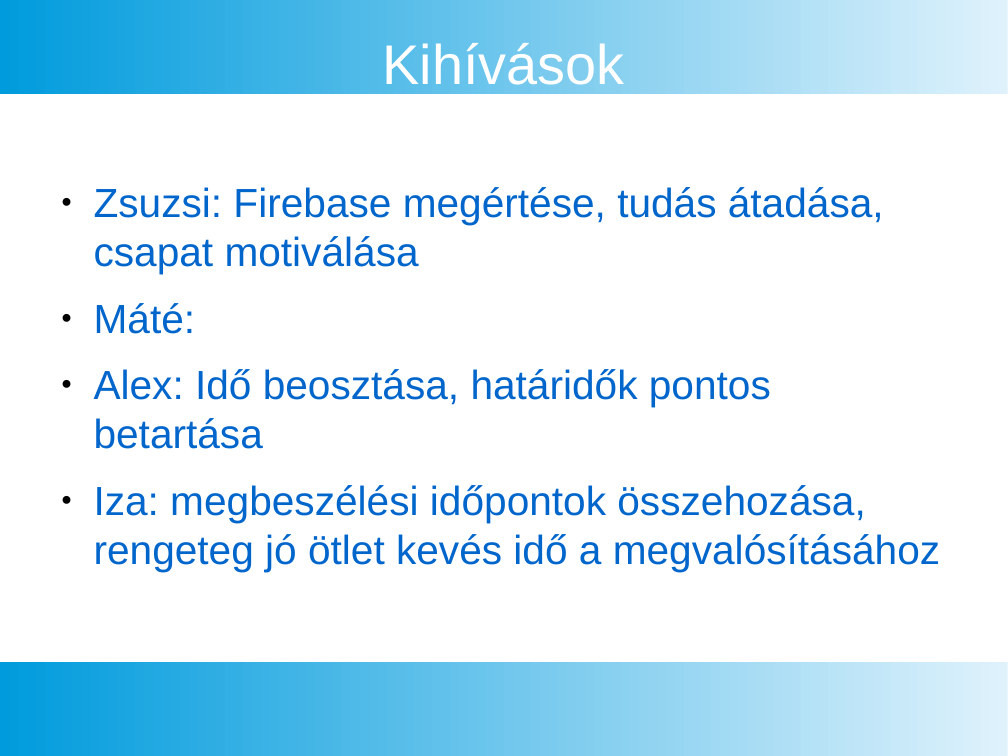
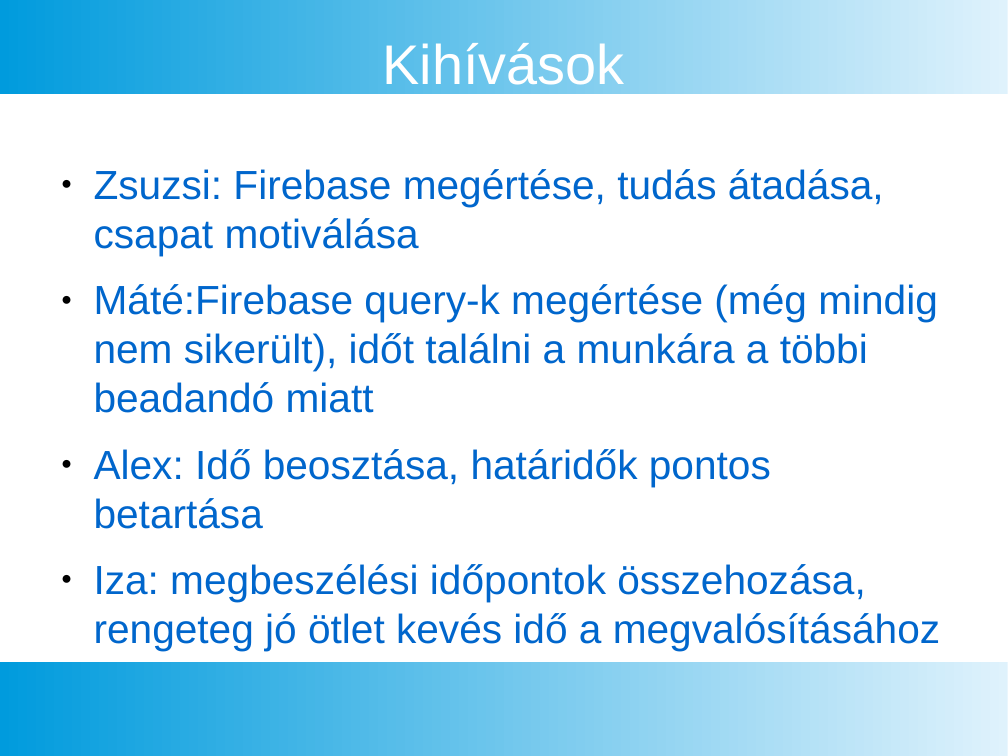
Before and after one commit to sunsugar219/UNIDEB_2019_1_1_GamersConnect, a slide deck: slide 12 of Doc/End-Term Presentation.pptx. Drawn at 1008x756 pixels with LibreOffice and Linux fonts; fonts in the diff are those of the drawing. Boxes give left, top, right and bottom in pixels: in the first picture for what was removed or moved away, otherwise in the second. Text is boxed around its words. In the diff, an @@ line names an element or a change of style, - is before the commit and + after.

Commit message:
Prezentációhoz nehézségek hozzáadva

```diff
--- a/Doc/End-Term Presentation.pptx
+++ b/Doc/End-Term Presentation.pptx
@@ text "Zsuzsi: Firebase megértése, tudás átadása, ...": place and size @@
-text "Zsuzsi: Firebase megértése, tudás átadása, ..." at [94,187,940,571]
+text "Zsuzsi: Firebase megértése, tudás átadása, ..." at [94,169,940,651]
@@ text at [94,284,938,413]: text changed @@
-● Máté:
+● Máté:Firebase query-k megértése (még mindig nem sikerült), időt találni a munkára a többi beadandó miatt
```
